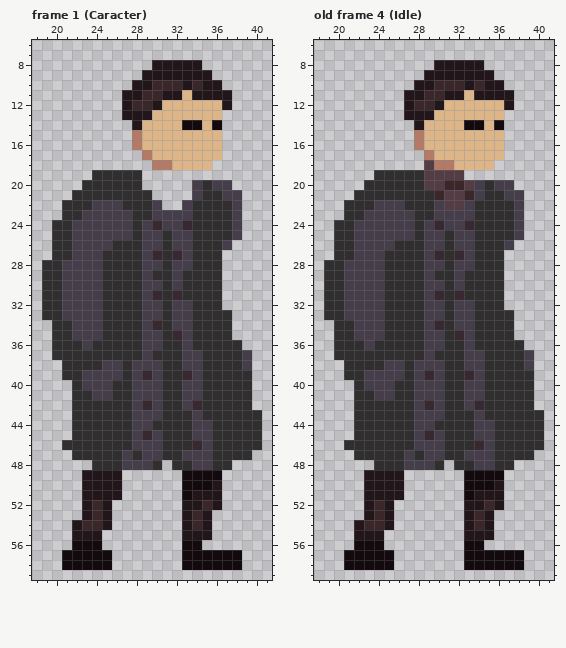
One commit to this pixel-art file: assets/caracter/Template 64x64 Pj.aseprite. Above is the file before it was changed.
300x300 pixels, 7 frames. Shown: frame 1 (Caracter): x 18..41, y 6..59; old frame 4 (Idle): x 18..41, y 6..59. The old version is drawn lined up with the new one, on the new canvas. The commit also changed other frames, which this record leaves out.
Now the later version:
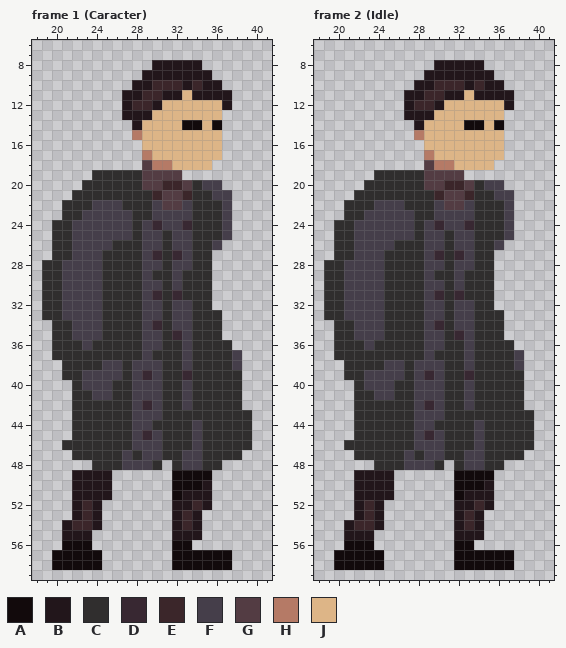
Palette (. is transparent): A #120a0c  B #22161b  C #302e2e  D #382832  E #3b262a  F #453e4a  G #533c43  H #b57a66  J #ddb587
A new or re-ordered frame is compared with the old frame closest to it.
Changes in this commit:
canvas 300x300 -> 53x71, the old top-left corner now at -111,-75 (the part of the old canvas that was cut away was empty and is not shown)
frames re-ordered
Frame 1 (Caracter):
y 16: x 28 H -> .
y 18: x 29 . -> G
y 19: x 29..32 .... -> GGGG
y 20: x 29..35 .....FC -> GGEEGCF; x 37 F -> .
y 21: x 30..34 ....F -> EGGEC; x 36 C -> F; x 38 F -> .
y 22: x 31..32 .. -> GG; x 37..38 CF -> F.
y 23..25: x 37..38 CF -> F.
y 26: x 36..37 CF -> F.
y 27..32: x 36 C -> .
y 33..35: x 37 C -> .
y 36: x 38 C -> .
y 37..38: x 34 F -> C; x 38..39 CF -> F.
y 39..41: x 34 F -> C; x 39 C -> .
y 42: x 34 D -> C; x 39 C -> .
y 43: x 34 F -> C; x 40 C -> .
y 44..45: x 35 F -> C; x 40 C -> .
y 46: x 34..35 DF -> FC; x 40 C -> .
y 47: x 35 F -> C; x 39 C -> .
y 48: x 33 C -> F; x 35 F -> C; x 37 C -> .
y 49: x 22 . -> B; x 26 B -> .; x 32 . -> A; x 36 A -> .
y 50: x 22 . -> B; x 26 B -> .; x 32 . -> A; x 35..36 AB -> B.
y 51: x 22 . -> B; x 26 B -> .; x 32..33 .A -> AB; x 36 B -> .
y 52: x 22..25 .BEB -> BEB.; x 32 . -> B; x 34..36 BEB -> EB.
y 53: x 22..25 .BEB -> BEB.; x 32..35 .BEB -> BEB.
y 54: x 21..22 .B -> BE; x 24..25 EB -> B.; x 32..35 .BEB -> BEB.
y 55: x 21 . -> B; x 24 B -> .; x 32 . -> B; x 35 B -> .
y 56: x 21 . -> A; x 24 A -> .; x 32 . -> A; x 34 A -> .
y 57..58: x 20 . -> A; x 25 A -> .; x 32 . -> A; x 38 A -> .
Frame 2 (Idle) against old frame 4 (Idle):
y 16: x 28 H -> .
y 20: x 34..35 FC -> CF; x 37 F -> .
y 21: x 34 F -> C; x 36 C -> F; x 38 F -> .
y 22..25: x 37..38 CF -> F.
y 26: x 36..37 CF -> F.
y 27..32: x 36 C -> .
y 33..35: x 37 C -> .
y 36: x 38 C -> .
y 37..38: x 34 F -> C; x 38..39 CF -> F.
y 39..41: x 34 F -> C; x 39 C -> .
y 42: x 34 D -> C; x 39 C -> .
y 43: x 34 F -> C; x 40 C -> .
y 44..45: x 35 F -> C; x 40 C -> .
y 46: x 34..35 DF -> FC; x 40 C -> .
y 47: x 35 F -> C; x 39 C -> .
y 48: x 33 C -> F; x 35 F -> C; x 37 C -> .
y 49: x 22 . -> B; x 26 B -> .; x 32 . -> A; x 36 A -> .
y 50: x 22 . -> B; x 26 B -> .; x 32 . -> A; x 35..36 AB -> B.
y 51: x 22 . -> B; x 26 B -> .; x 32..33 .A -> AB; x 36 B -> .
y 52: x 22..25 .BEB -> BEB.; x 32 . -> B; x 34..36 BEB -> EB.
y 53: x 22..25 .BEB -> BEB.; x 32..35 .BEB -> BEB.
y 54: x 21..22 .B -> BE; x 24..25 EB -> B.; x 32..35 .BEB -> BEB.
y 55: x 21 . -> B; x 24 B -> .; x 32 . -> B; x 35 B -> .
y 56: x 21 . -> A; x 24 A -> .; x 32 . -> A; x 34 A -> .
y 57..58: x 20 . -> A; x 25 A -> .; x 32 . -> A; x 38 A -> .
